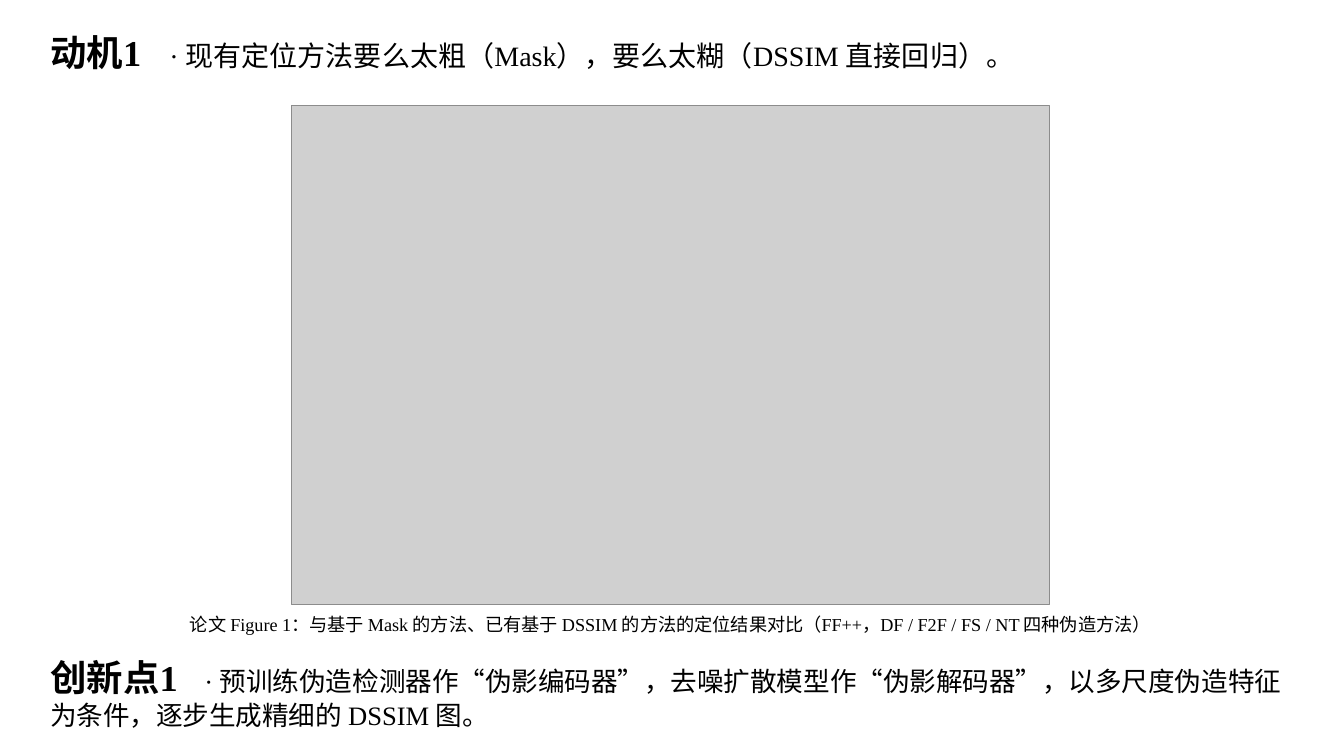
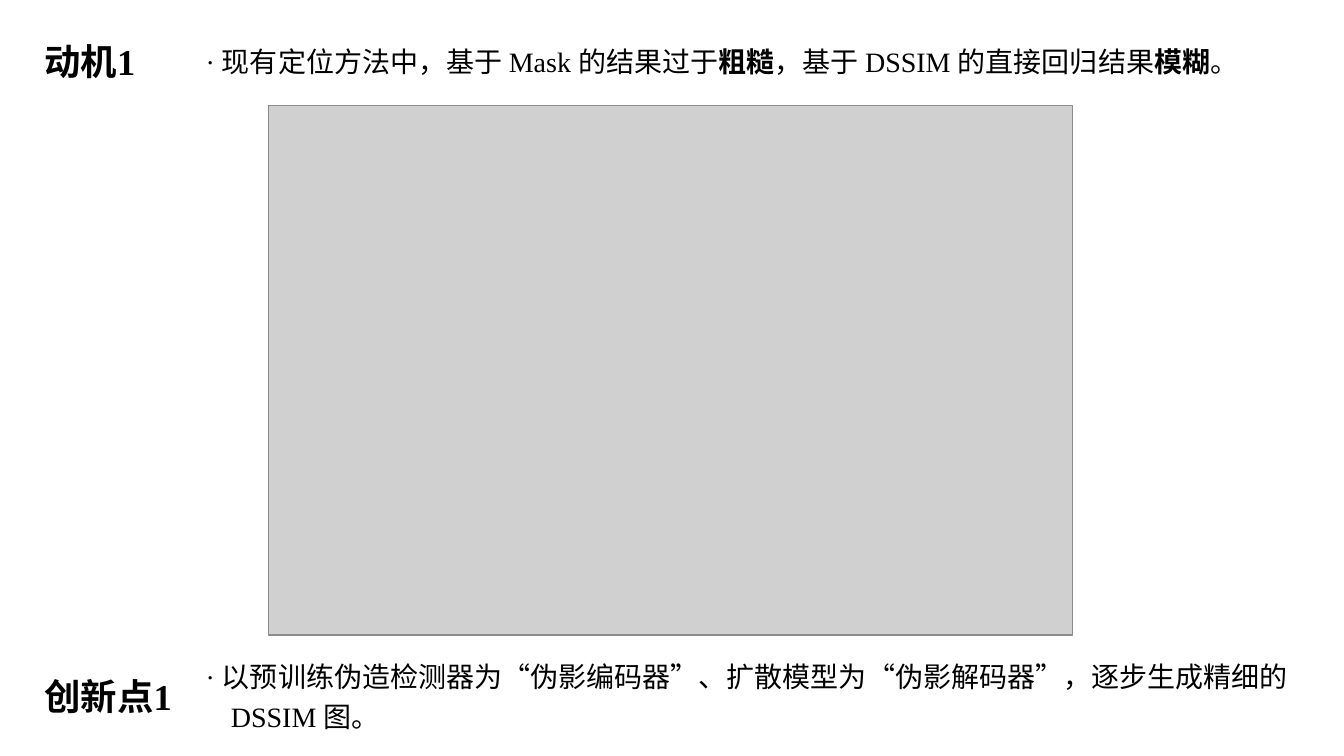
Before and after one commit to hljuzyc/Semantic-Segmentation, a slide deck: slide 3 of DiffusionFF汇报/DiffusionFF汇报.pptx. Drawn at 1344x756 pixels with LibreOffice and Linux fonts; fonts in the diff are those of the drawing; grey boxes stand for pictures. Boxes give left, top, right and bottom in pixels: in the first picture for what was removed or moved away, otherwise in the second. Text is boxed around its words. In the diff, an @@ line names an element or a change of style, - is before the commit and + after.

```diff
--- a/DiffusionFF汇报/DiffusionFF汇报.pptx
+++ b/DiffusionFF汇报/DiffusionFF汇报.pptx
@@ text "动机1" at bbox=[44, 44, 135, 79]: vertical alignment top to middle @@
@@ text at bbox=[44, 44, 135, 79]: text changed; size 20 to 26 pt; bold on @@
-动机1 · 现有定位方法要么太粗（Mask），要么太糊（DSSIM 直接回归）。
+动机1
@@ text added at bbox=[222, 48, 1239, 75], 20 pt, text #000000 @@
+· 现有定位方法中，基于 Mask 的结果过于粗糙，基于 DSSIM 的直接回归结果模糊。
@@ picture: place and size @@
-picture at bbox=[291, 106, 1050, 605]
+picture at bbox=[268, 106, 1073, 635]
@@ text removed at bbox=[190, 615, 1151, 635] @@
-论文 Figure 1：与基于 Mask 的方法、已有基于 DSSIM 的方法的定位结果对比（FF++，DF / F2F / FS / NT 四种伪造方法）
@@ text "· 以预训练伪造检测器为“伪影编码器”、扩散模型为“伪影解码器”，逐步生成精细的 DSSIM 图。" at bbox=[222, 663, 1288, 730]: vertical alignment top to middle @@
@@ text added at bbox=[44, 679, 172, 714], 26 pt, text #000000, bold @@
+创新点1
@@ text at bbox=[222, 663, 1288, 730]: text changed; size 19 to 20 pt @@
-创新点1 · 预训练伪造检测器作“伪影编码器”，去噪扩散模型作“伪影解码器”，以多尺度伪造特征为条件，逐步生成精细的 DSSIM 图。
+· 以预训练伪造检测器为“伪影编码器”、扩散模型为“伪影解码器”，逐步生成精细的 DSSIM 图。
```
Also in this commit, not shown: 1 other slide changed, 10 slides added, 23 slides removed, 28 other files.
